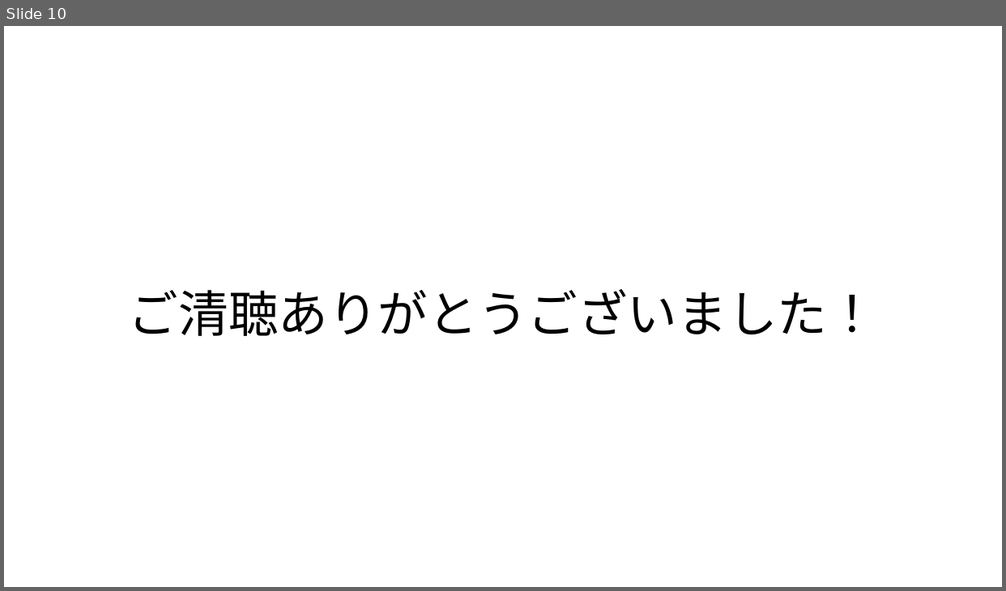
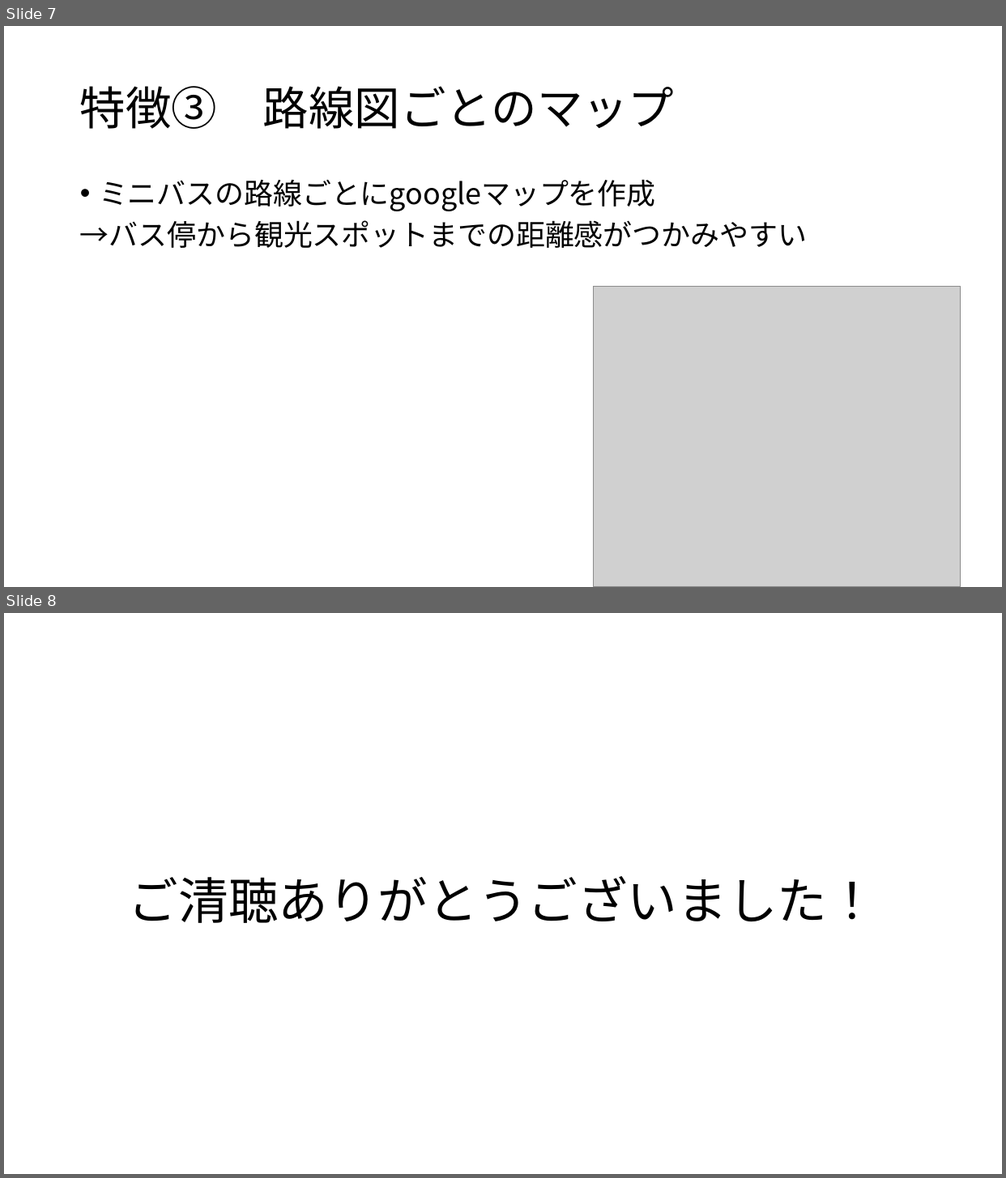
Before and after one commit to sfdn-class/HinoMiniBus, a slide deck: design/powerpoint/ミニバス旅.pptx. Shown one above the other, each under a label of ours: slide 10 before the commit, slides 7 and 8 after it. The pictures are 1006x591 and 1006x1178 pixels, drawn with LibreOffice and Linux fonts; fonts in the diff are those of the drawing; grey boxes stand for pictures. Boxes give left, top, right and bottom in pixels: in the first picture for what was removed or moved away, otherwise in the second. Text is boxed around its words. In the diff, an @@ line names an element or a change of style, - is before the commit and + after.

```diff
--- a/design/powerpoint/ミニバス旅.pptx
+++ b/design/powerpoint/ミニバス旅.pptx
@@ slide 7 added at box(4, 26, 1002, 587), background #FFFFFF @@
@@ title added at box(80, 86, 675, 129), 44 pt, text #000000 @@
+特徴③ 路線図ごとのマップ
@@ text added at box(80, 180, 807, 248), 28 pt, text #000000 @@
+• ミニバスの路線ごとにgoogleマップを作成
+→バス停から観光スポットまでの距離感がつかみやすい
@@ picture added at box(594, 287, 961, 587) @@
@@ what was slide 10 is now slide 8 @@
```
Also in this commit, not shown: 6 slides changed, 3 slides removed.
